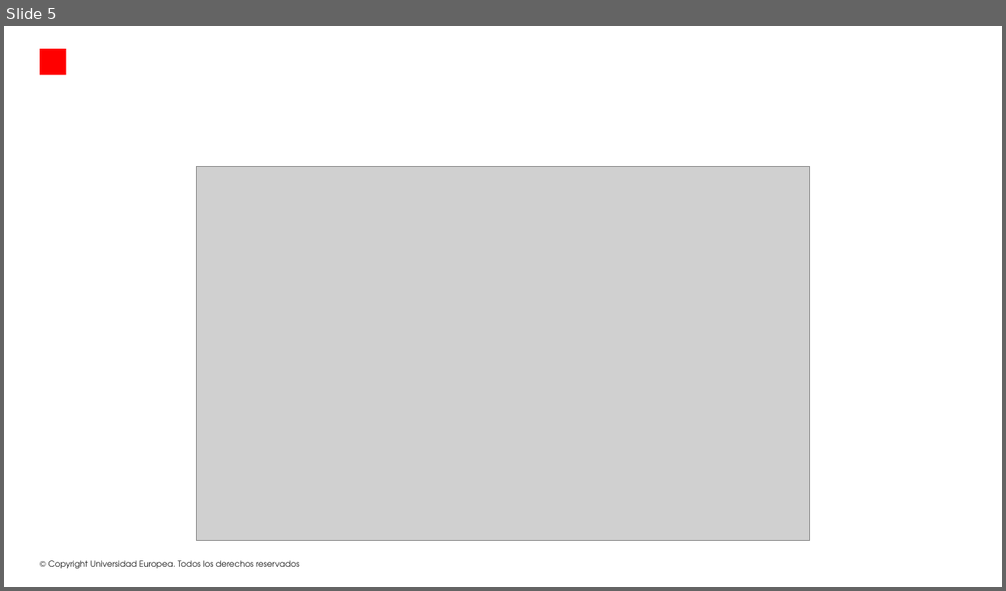
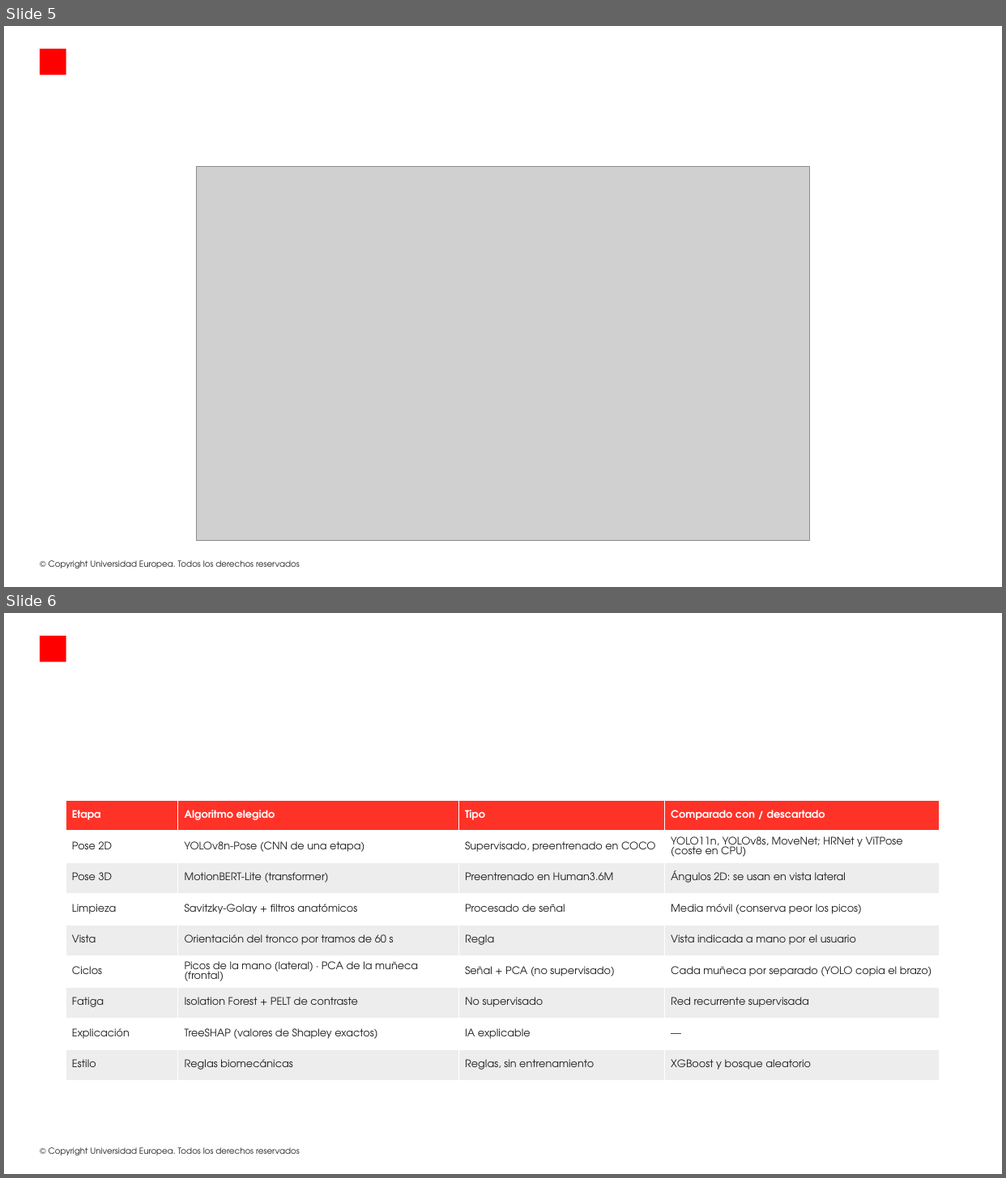
Before and after one commit to modeliana1-rgb/Strokelab, a slide deck: presentacion/StrokeLab_defensa.pptx. Shown one above the other, each under a label of ours: slide 5 before the commit, slides 5 and 6 after it. The pictures are 1006x591 and 1006x1178 pixels, drawn with LibreOffice and Linux fonts; fonts in the diff are those of the drawing; grey boxes stand for pictures; background and template pictures are left out. Boxes give left, top, right and bottom in pixels: in the first picture for what was removed or moved away, otherwise in the second. Text is boxed around its words. In the diff, an @@ line names an element or a change of style, - is before the commit and + after.

```diff
--- a/presentacion/StrokeLab_defensa.pptx
+++ b/presentacion/StrokeLab_defensa.pptx
@@ slide 6 added at (4,613,1002,1174), background picture (left out); not listed: 2 template elements that a slide beside it also shows @@
@@ table added at (66,800,939,1081), 9 rows, 4 columns @@
+Etapa | Algoritmo elegido | Tipo | Comparado con / descartado
+Pose 2D | YOLOv8n-Pose (CNN de una etapa) | Supervisado, preentrenado en COCO | YOLO11n, YOLOv8s, MoveNet; HRNet y ViTPose (coste en CPU)
+Pose 3D | MotionBERT-Lite (transformer) | Preentrenado en Human3.6M | Ángulos 2D: se usan en vista lateral
+Limpieza | Savitzky-Golay + filtros anatómicos | Procesado de señal | Media móvil (conserva peor los picos)
+Vista | Orientación del tronco por tramos de 60 s | Regla | Vista indicada a mano por el usuario
+Ciclos | Picos de la mano (lateral) · PCA de la muñeca (frontal) | Señal + PCA (no supervisado) | Cada muñeca por separado (YOLO copia el brazo)
+Fatiga | Isolation Forest + PELT de contraste | No supervisado | Red recurrente supervisada
+Explicación | TreeSHAP (valores de Shapley exactos) | IA explicable | —
+Estilo | Reglas biomecánicas | Reglas, sin entrenamiento | XGBoost y bosque aleatorio
```
Also in this commit, not shown: 1 slide changed, 8 other slides added, 2 other files.
